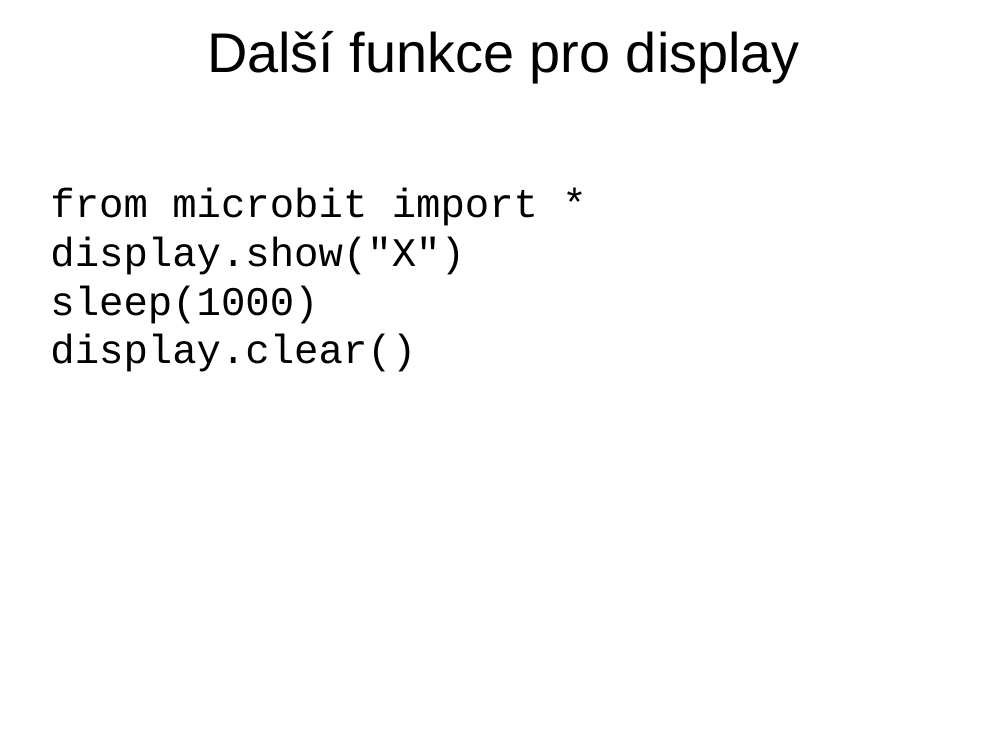
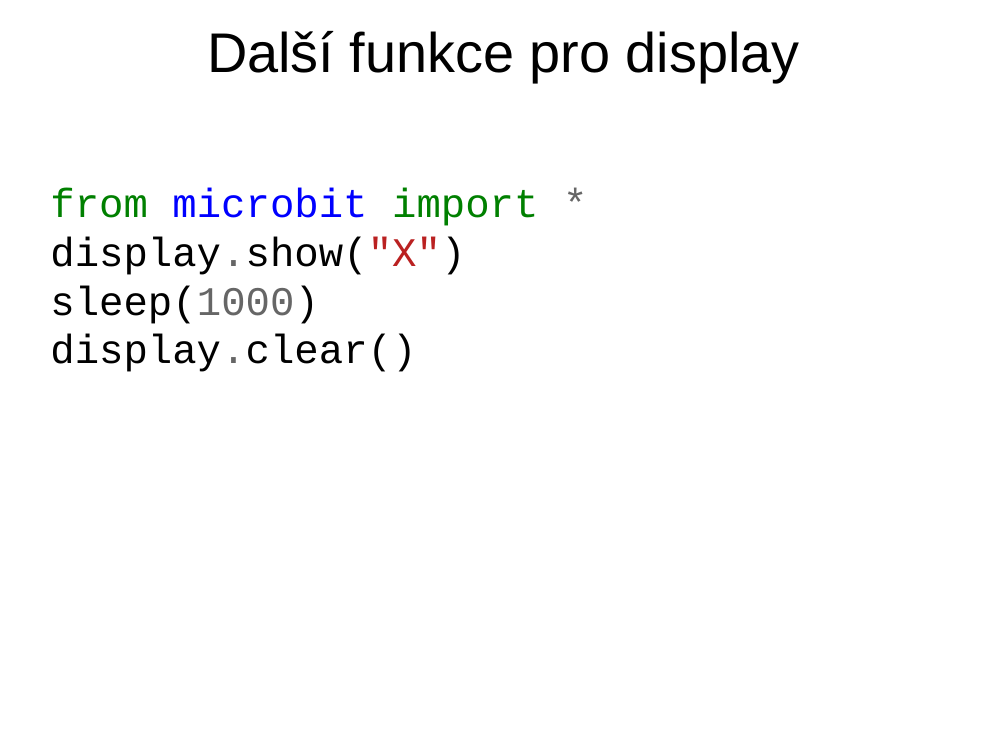
Before and after one commit to jipech/PRIM-microbit, a slide deck: slide 5 of 01-LED/01_Pro_ucitele/Prezentace/12-cykly.pptx. Drawn at 1008x756 pixels with LibreOffice and Linux fonts; fonts in the diff are those of the drawing; background and template pictures are left out. Boxes give left, top, right and bottom in pixels: in the first picture for what was removed or moved away, otherwise in the second. Text is boxed around its words. In the diff, an @@ line names an element or a change of style, - is before the commit and + after.

```diff
--- a/01-LED/01_Pro_ucitele/Prezentace/12-cykly.pptx
+++ b/01-LED/01_Pro_ucitele/Prezentace/12-cykly.pptx
@@ text "from microbit import *" at (50, 188, 538, 372): text colour #000000 to #008000 in "from import"; text colour #000000 to #0000FF in "microbit"; text colour #000000 to #666666 in "*", "display.show("X")", "sleep(1000)", "display.clear()"; text colour #000000 to #BA2121 in "display.show("X")" @@
```
Also in this commit, not shown: 3 other slides changed, 42 other files.
